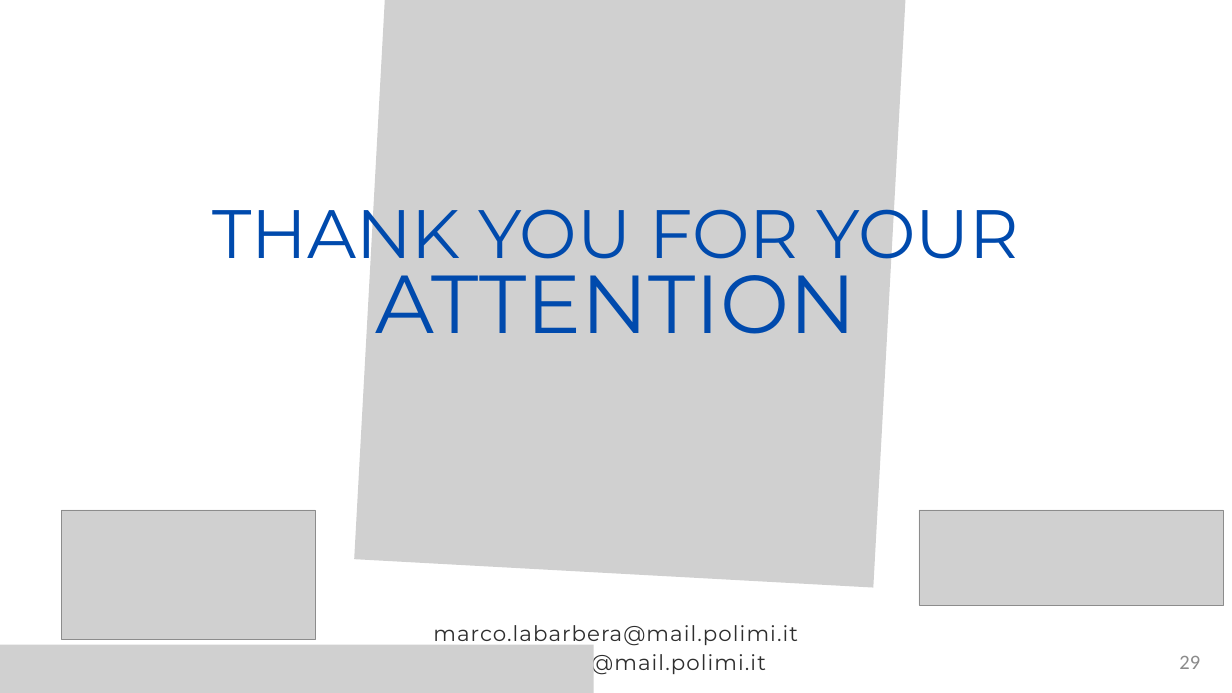
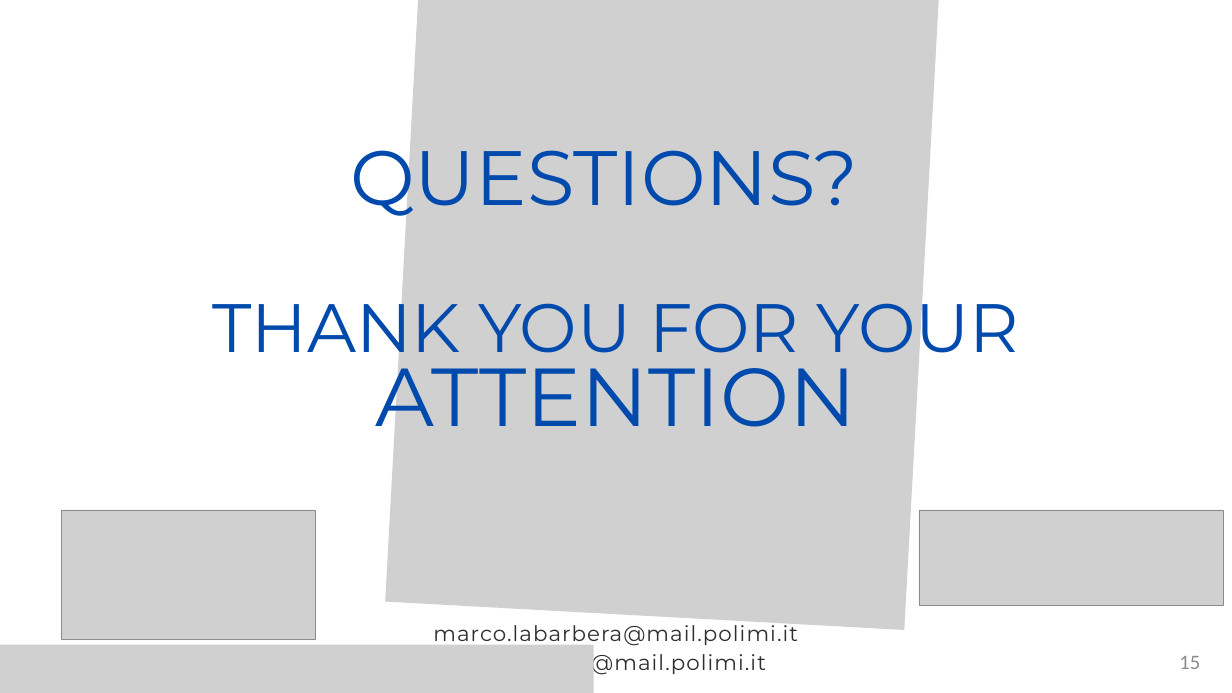
Before and after one commit to Marcolbr2001/ACA_PROJECT, a slide deck: slide 15 of ASH_ACA_PWP.pptx (slide 29 before the commit). Drawn at 1232x693 pixels with LibreOffice and Linux fonts; fonts in the diff are those of the drawing; grey boxes stand for pictures. Boxes give left, top, right and bottom in pixels: in the first picture for what was removed or moved away, otherwise in the second. Text is boxed around its words. In the diff, an @@ line names an element or a change of style, - is before the commit and + after.

```diff
--- a/ASH_ACA_PWP.pptx
+++ b/ASH_ACA_PWP.pptx
@@ picture: place and size @@
-picture at (355,0,908,587)
+picture at (385,0,939,630)
@@ text added at (350,130,858,223), 90 pt, text #004AAD @@
+QUESTIONS?
@@ text "THANK YOU FOR YOUR ATTENTION" rewrapped from (212,192,1020,334) to (212,285,1020,445) @@
@@ page number at (1179,656,1200,669): text changed @@
-29
+15
```
Also in this commit, not shown: 12 other slides changed, 2 slides added, 16 slides removed.
